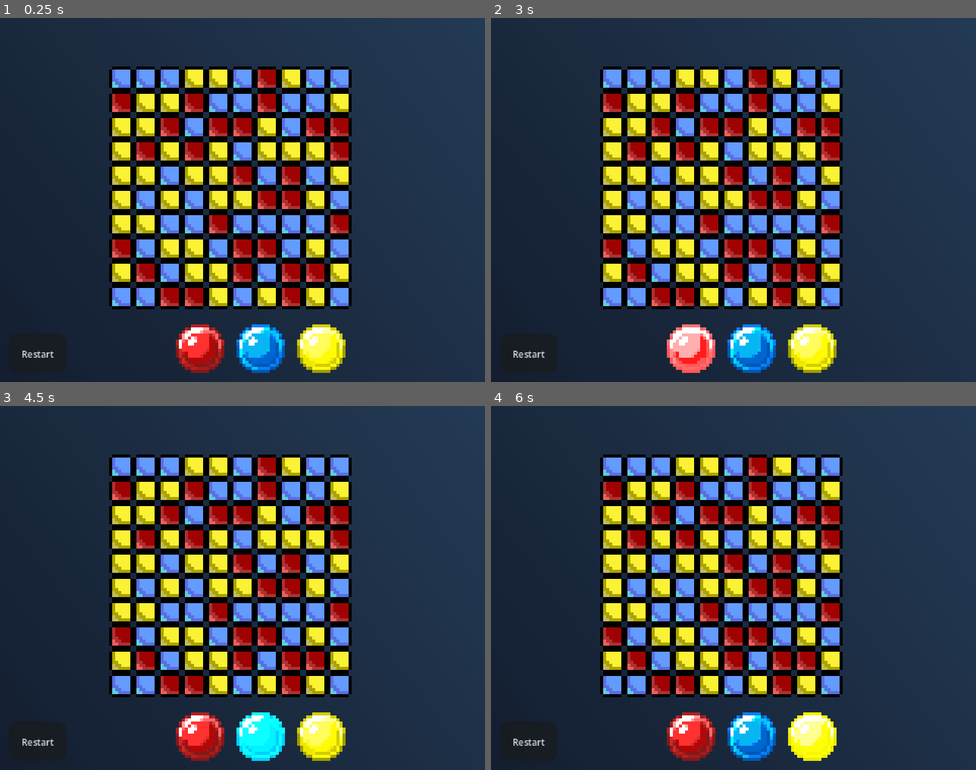
Above: before the commit, frames 1-4 (two rows, left to right).
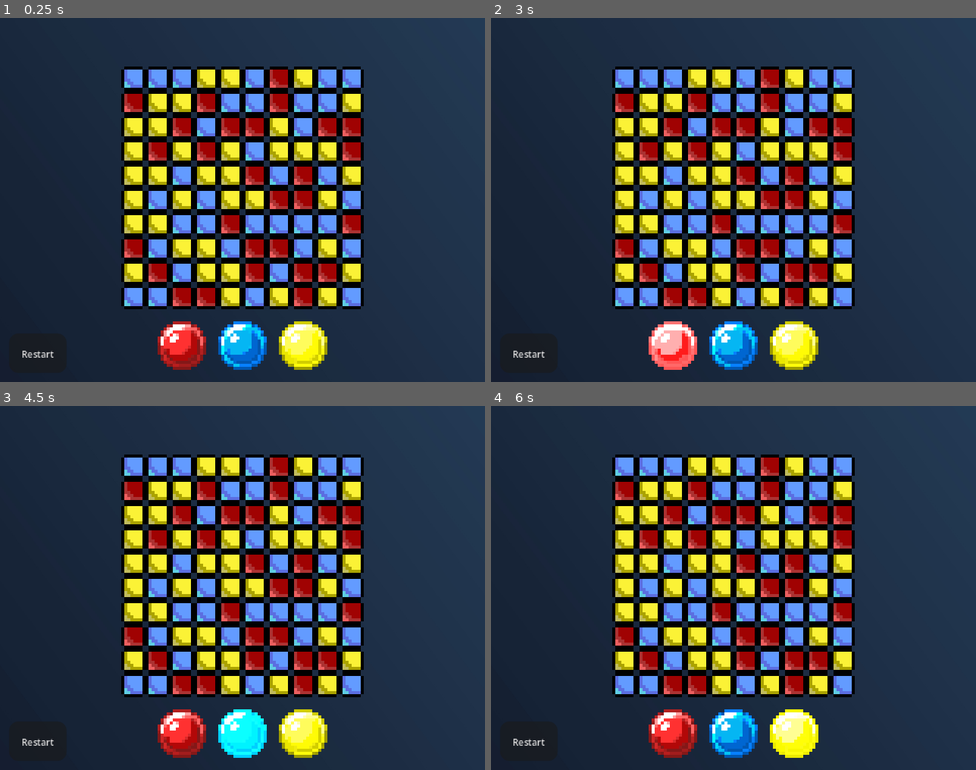
Above: after the commit, the same moments.

Repository: AurelinkZ/color-blocks
Game: Godot game, scene res://Scenes/main_level_scene.tscn
Same seed, same stepped clock (60 frames per second), same inputs: the game is played once before the commit and once after it.
Inputs (mouse positions are in pixels of both pictures, inside the frame that each line leads up to):
- Up to frame 1 (0.25 s): no input
- Up to frame 2 (3 s): click "Restart" at 0.5 s; click "Restart" at 1.25 s; click "Restart" at 2 s; click (689, 349) at 2.77 s
- Up to frame 3 (4.5 s): click (184, 733) at 3.52 s; click (261, 737) at 4.27 s
- Up to frame 4 (6 s): click (733, 733) at 5.02 s; click (811, 737) at 5.77 s

The runs differ from the first frame. In frame 1, 33% of the frame differs, in the area x 22-75%, y 13-98%; in frame 2, 33%; in frame 3, 33%; in frame 4, 33%.

Commit message:
Adjust UI anchors and fix grid centering
Reposition UI controls in the main level scene: increase container offsets and convert the HBoxContainer to anchored bottom-center with adjusted offsets, growth and alignment settings for proper layout. Add brief header comments to Scripts/game_assets.gd. Fix grid centering in grid_view.gd by changing the horizontal offset calculation to use (grid_width - 1) * BLOCK_SIZE so the grid is centered correctly.

Diff:
--- a/Scenes/main_level_scene.tscn
+++ b/Scenes/main_level_scene.tscn
@@ -27,16 +27,24 @@
 z_index = -1
 layout_mode = 3
 anchors_preset = 0
-offset_right = 40.0
-offset_bottom = 40.0
+offset_right = 160.0
+offset_bottom = 120.0
 mouse_filter = 2
 
 [node name="HBoxContainer" type="HBoxContainer" parent="UI/Control" unique_id=1404778834]
-layout_mode = 0
-offset_left = 58.0
-offset_top = 101.0
-offset_right = 106.0
-offset_bottom = 117.0
+layout_mode = 1
+anchors_preset = 7
+anchor_left = 0.5
+anchor_top = 1.0
+anchor_right = 0.5
+anchor_bottom = 1.0
+offset_left = -24.0
+offset_top = -20.0
+offset_right = 24.0
+offset_bottom = -4.0
+grow_horizontal = 2
+grow_vertical = 0
+alignment = 1
 script = ExtResource("4_acrce")
 
 [node name="Restart" type="Button" parent="UI/Control" unique_id=1371395278]
--- a/Scripts/game_assets.gd
+++ b/Scripts/game_assets.gd
@@ -1,3 +1,5 @@
+# Singleton to access all the assets of the game.
+# Useful to get all
 extends Node
 
 const COLOR_SELECTOR_TEXTURES = {
--- a/Scripts/grid_view.gd
+++ b/Scripts/grid_view.gd
@@ -24,7 +24,7 @@
 	width = grid_width
 	height = grid_height
 	var viewport_size = get_viewport_rect().size
-	var offset_x = (viewport_size.x - (grid_width * BLOCK_SIZE)) / 2 # centered horizontally
+	var offset_x = (viewport_size.x - ((grid_width-1) * BLOCK_SIZE)) / 2 # centered horizontally
 	var offset_y = 20
 	for y in grid_height:
 		for x in grid_width:
